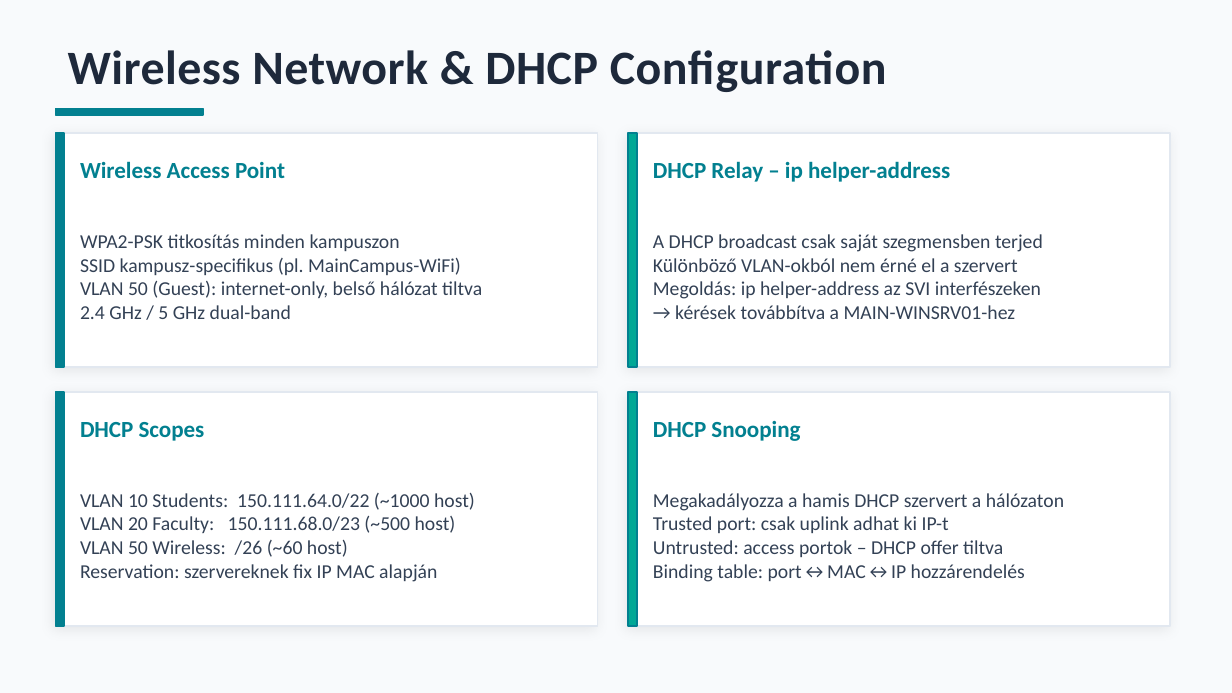
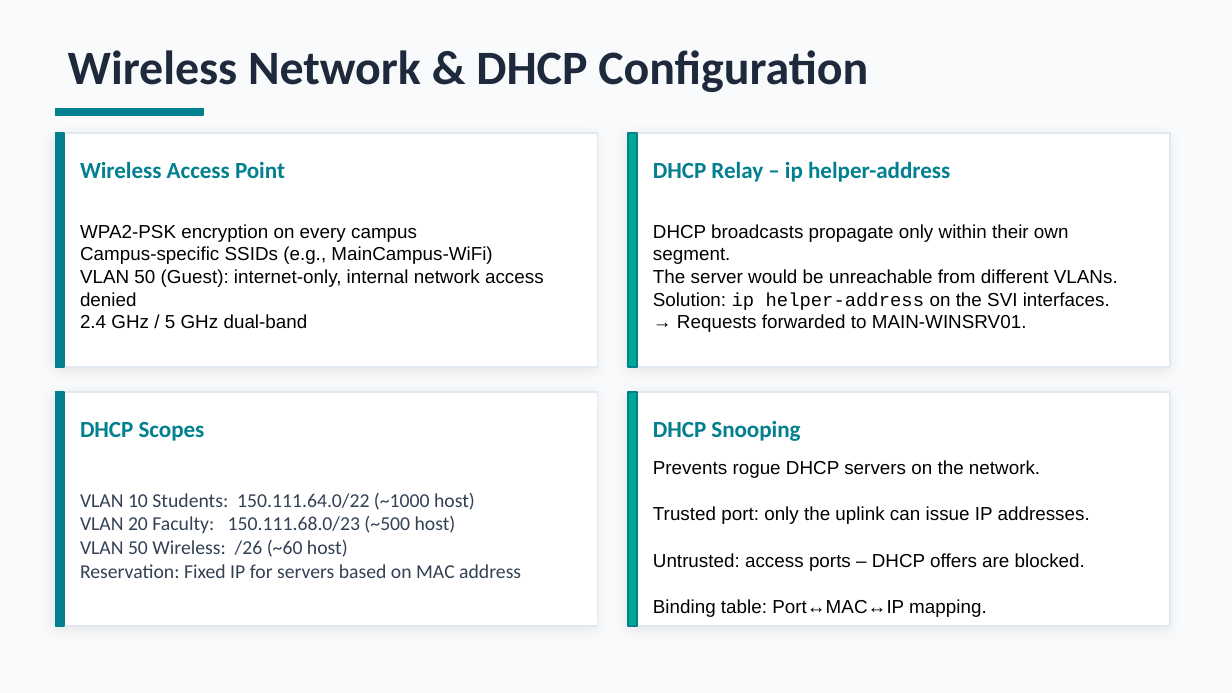
Before and after one commit to brautigampeter/Peters-n-Johnsons-Tech, a slide deck: slide 18 of PnJT - Háromkampuszos Egyetemi Hálózat prezentáció - English.pptx. Drawn at 1232x693 pixels with LibreOffice and Linux fonts; fonts in the diff are those of the drawing. Boxes give left, top, right and bottom in pixels: in the first picture for what was removed or moved away, otherwise in the second. Text is boxed around its words. In the diff, an @@ line names an element or a change of style, - is before the commit and + after.

```diff
--- a/PnJT - Háromkampuszos Egyetemi Hálózat prezentáció - English.pptx
+++ b/PnJT - Háromkampuszos Egyetemi Hálózat prezentáció - English.pptx
@@ text "Wireless Network & DHCP Configuration" at [68,50,868,92]: letter spacing 0.3 to 0 pt @@
@@ text at [80,224,544,307]: text changed; size 11.5 to 11 pt; font Calibri to Arial; text colour #334155 to #000000 @@
-WPA2-PSK titkosítás minden kampuszon
-SSID kampusz-specifikus (pl. MainCampus-WiFi)
-VLAN 50 (Guest): internet-only, belső hálózat tiltva
+WPA2-PSK encryption on every campus
+Campus-specific SSIDs (e.g., MainCampus-WiFi)
+VLAN 50 (Guest): internet-only, internal network access denied
@@ text at [653,224,1118,332]: text changed; size 11.5 to 11 pt; font Calibri to Arial; text colour #334155 to #000000 @@
-A DHCP broadcast csak saját szegmensben terjed
-Különböző VLAN-okból nem érné el a szervert
-Megoldás: ip helper-address az SVI interfészeken
-→ kérések továbbítva a MAIN-WINSRV01-hez
+DHCP broadcasts propagate only within their own segment.
+The server would be unreachable from different VLANs.
+Solution: ip helper-address on the SVI interfaces.
+→ Requests forwarded to MAIN-WINSRV01.
@@ text at [80,314,308,328]: size 11.5 to 11 pt, font Calibri to Arial, text colour #334155 to #000000 in "2.4 GHz / 5 GHz dual-band" @@
@@ text at [653,460,1090,617]: text changed; size 11.5 to 11 pt; font Calibri to Arial; text colour #334155 to #000000 @@
-Megakadályozza a hamis DHCP szervert a hálózaton
-Trusted port: csak uplink adhat ki IP-t
-Untrusted: access portok – DHCP offer tiltva
-Binding table: port↔MAC↔IP hozzárendelés
+Prevents rogue DHCP servers on the network.
+Trusted port: only the uplink can issue IP addresses.
+Untrusted: access ports – DHCP offers are blocked.
+Binding table: Port↔MAC↔IP mapping.
@@ text at [80,564,521,578]: text changed @@
-Reservation: szervereknek fix IP MAC alapján
+Reservation: Fixed IP for servers based on MAC address
```
Also in this commit, not shown: 19 other slides changed.
